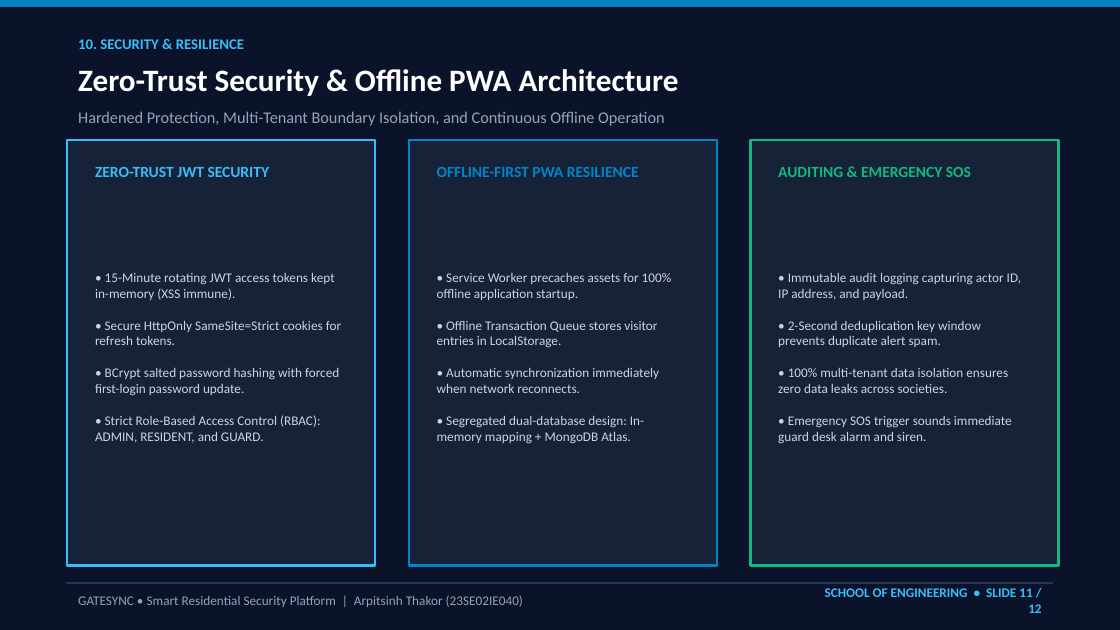
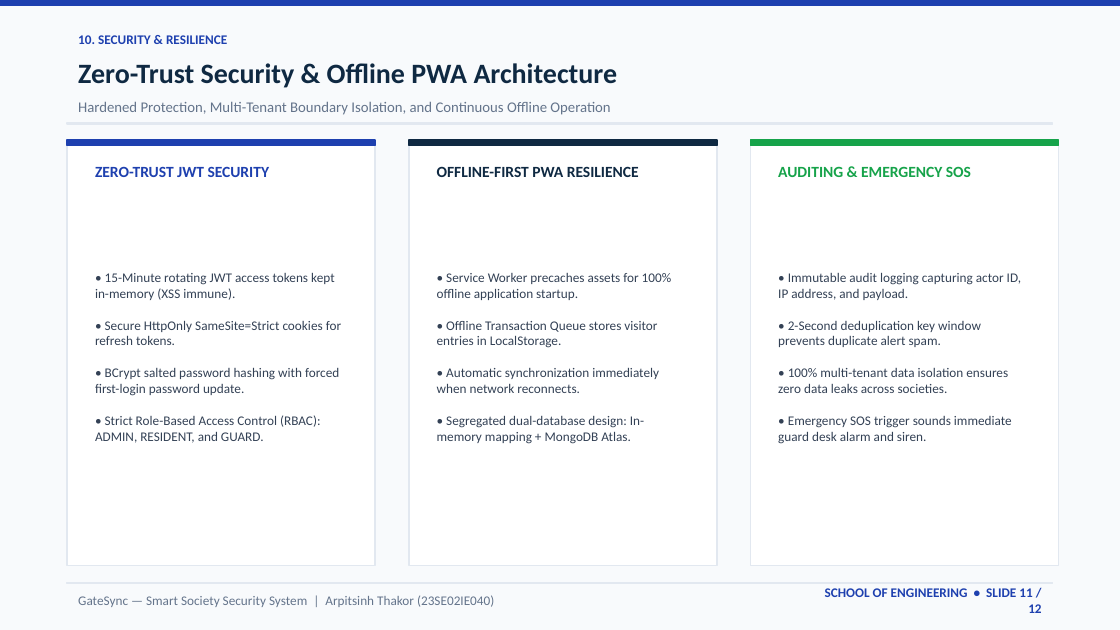
Before and after one commit to arpitthakor28/sms1, a slide deck: slide 11 of GateSync_Project_Presentation.pptx. Drawn at 1120x630 pixels with LibreOffice and Linux fonts; fonts in the diff are those of the drawing. Boxes give left, top, right and bottom in pixels: in the first picture for what was removed or moved away, otherwise in the second. Text is boxed around its words. In the diff, an @@ line names an element or a change of style, - is before the commit and + after.

Commit message:
Deliver White Background Presentation with full technical context, School of Engineering, Final Year Project, AY 2026-2027

```diff
--- a/GateSync_Project_Presentation.pptx
+++ b/GateSync_Project_Presentation.pptx
@@ background #0B132B to #F8FAFC @@
@@ rectangle at <box>0,0,1120,6</box>: fill #0284C7 to #1E40AF; outline #0284C7 1 pt to #1E40AF 1 pt @@
@@ text "10. SECURITY & RESILIENCE" at <box>78,35,227,44</box>: size 9.5 to 8.5 pt, text colour #38BDF8 to #1E40AF @@
@@ text "Zero-Trust Security & Offline PWA ..." at <box>78,63,618,88</box>: size 20 to 18 pt, text colour #FFFFFF to #0F2942 @@
@@ text "Hardened Protection, Multi-Tenant Boundary Isolation, ...": place and size @@
-text "Hardened Protection, Multi-Tenant Boundary Isolation, ..." at <box>78,111,664,126</box>
+text "Hardened Protection, Multi-Tenant Boundary Isolation, ..." at <box>78,102,610,115</box>
@@ text "Hardened Protection, Multi-Tenant Boundary Isolation, ..." at <box>78,102,610,115</box>: size 10.5 to 9.5 pt, text colour #94A3B8 to #64748B @@
@@ rectangle at <box>67,140,375,566</box>: fill #162238 to #FFFFFF; outline #38BDF8 1.5 pt to #E2E8F0 1 pt @@
@@ rectangle added at <box>67,123,1053,124</box>, fill #E2E8F0, outline #E2E8F0 1 pt @@
@@ rectangle added at <box>67,140,375,146</box>, fill #1E40AF, outline #1E40AF 1 pt @@
@@ rectangle at <box>409,140,717,566</box>: fill #162238 to #FFFFFF; outline #0284C7 1.5 pt to #E2E8F0 1 pt @@
@@ rectangle added at <box>409,140,717,146</box>, fill #0F2942, outline #0F2942 1 pt @@
@@ rectangle at <box>750,140,1058,566</box>: fill #162238 to #FFFFFF; outline #10B981 1.5 pt to #E2E8F0 1 pt @@
@@ rectangle added at <box>750,140,1058,146</box>, fill #16A34A, outline #16A34A 1 pt @@
@@ text "ZERO-TRUST JWT SECURITY" at <box>95,166,270,177</box>: text colour #38BDF8 to #1E40AF @@
@@ text "OFFLINE-FIRST PWA RESILIENCE" at <box>437,166,639,177</box>: text colour #0284C7 to #0F2942 @@
@@ text "AUDITING & EMERGENCY SOS" at <box>778,166,971,177</box>: text colour #10B981 to #16A34A @@
@@ text colour #CBD5E1 to #334155 in 3 elements at <box>95,273,341,443</box>, <box>437,273,672,444</box>, <box>778,273,1021,444</box> @@
@@ rectangle at <box>67,582,1053,584</box>: fill #243656 to #E2E8F0; outline #243656 1 pt to #E2E8F0 1 pt @@
@@ text at <box>78,595,494,607</box>: text changed; text colour #94A3B8 to #64748B @@
-GATESYNC • Smart Residential Security Platform | Arpitsinh Thakor (23SE02IE040)
+GateSync — Smart Society Security System | Arpitsinh Thakor (23SE02IE040)
@@ text "SCHOOL OF ENGINEERING • SLIDE ..." at <box>825,588,1041,613</box>: text colour #38BDF8 to #1E40AF @@
```
Also in this commit, not shown: 11 other slides changed, 7 other files.
